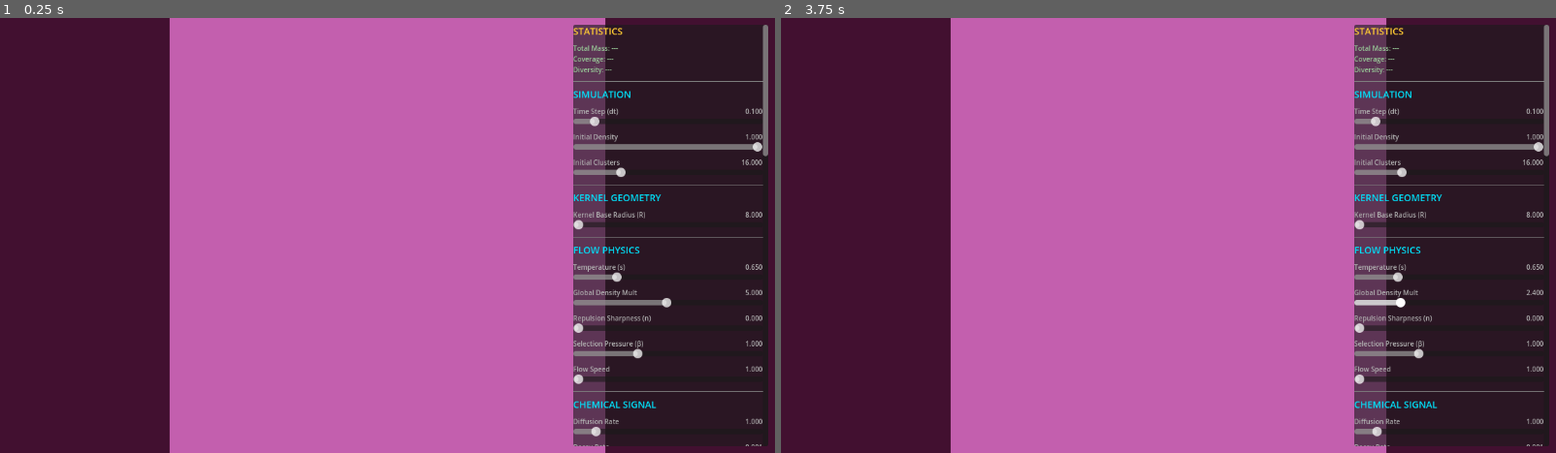
Above: before the commit, frames 1-2 (left to right).
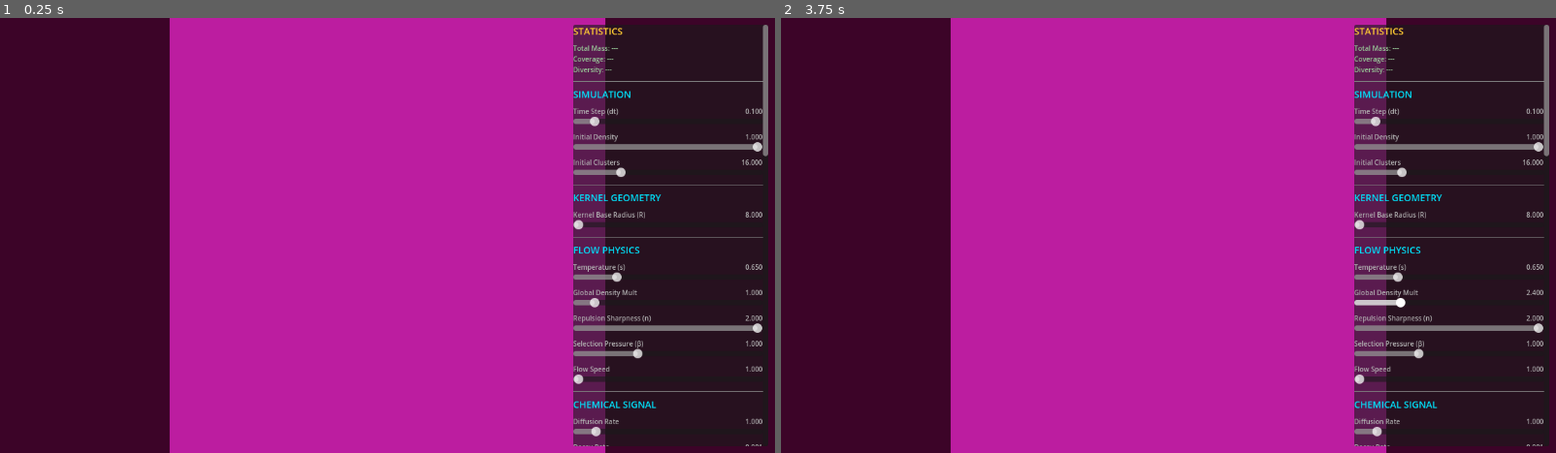
Above: after the commit, the same moments.

Repository: pvtrcorps/L_0001
Game: Godot game, scene res://simulation/Main.tscn
Two runs of this game, one before a commit and one after it. Both use one fixed random seed, a clock stepped at 60 frames per second and the inputs below.
Inputs (mouse positions are in pixels of both pictures, inside the frame that each line leads up to):
- Up to frame 1 (0.25 s): no input
- Up to frame 2 (3.75 s): tap Enter at 0.5, 2, 3.5 s; move the mouse to (1339, 213) at 0.52 s; click (1339, 213) at 0.67 s; tap Space at 1.25, 2.75 s; drag from (1013, 257) to (1129, 322) at 1.27 s; move the mouse to (1246, 139) at 2.02 s; click (1246, 139) at 2.17 s; drag from (1129, 322) to (936, 170) at 2.77 s; move the mouse to (1401, 300) at 3.52 s; click (1401, 300) at 3.67 s

The runs differ from the first frame. In frame 1, 55% of the frame differs, in the area x 21-99%, y 0-100%; in frame 2, 55%.
Error before the commit: Cannot call method 'compute_list_begin' on a null value. (res://simulation/LeniaSimulation.gd:421)
Error after the commit: Cannot call method 'compute_list_begin' on a null value. (res://simulation/LeniaSimulation.gd:420)

Commit message:
Interpolation/stepped  fixes

Diff:
--- a/simulation/LeniaSimulation.gd
+++ b/simulation/LeniaSimulation.gd
@@ -23,11 +23,10 @@
 	"init_density": 1.0,   # Higher density for better start
 
 	# Advanced Physics (Flow Lenia style)
-	"temperature": 0.65,   # Advection diffusion (s). Paper default: 0.65
-	"identity_thr": 0.2,   # Difference to be considered enemy (used in localized kernel if implemented)
-	"colonize_thr": 0.15,  # Mass needed to resist invasion
-	"theta_A": 5.0,        # Global Density Multiplier
-	"alpha_n": 0.0,        # Repulsion Sharpness
+	# Advanced Physics (Flow Lenia style)
+	"temperature": 0.65,   # Advection diffusion (s). Paper default: 0.65 (Currently Standard Bilinear)
+	"theta_A": 1.0,        # Global Density Multiplier. Canonical ~1.0? (Was 5.0)
+	"alpha_n": 2.0,        # Repulsion Sharpness. Canonical: 2.0. (Was 0.0)
 
 	# Signal Layer
 	"signal_diff": 1.0,    # Diffusion Rate
@@ -271,7 +270,7 @@
 		params["signal_advect"], params["beta_selection"], params["signal_diff"], params["signal_decay"],
 
 		# Chunk 3 (48-64 bytes): Flow + Init Props
-		params["flow_speed"], params["init_clusters"], params["init_density"], params["colonize_thr"],
+		params["flow_speed"], params["init_clusters"], params["init_density"], 0.0,
 
 		# 2. Gene Ranges (16 Genes * 2 values = 32 floats)
 		# Block A: Physiology (4 Genes)
--- a/simulation/display/lenia_render.gdshader
+++ b/simulation/display/lenia_render.gdshader
@@ -1,8 +1,8 @@
 shader_type canvas_item;
 
 uniform sampler2D tex_state : repeat_enable, filter_linear;
-uniform sampler2D tex_genome : repeat_enable, filter_nearest;
-uniform sampler2D tex_genome_ext : repeat_enable, filter_nearest; // [NEW] Valid data
+uniform sampler2D tex_genome : repeat_enable, filter_linear;
+uniform sampler2D tex_genome_ext : repeat_enable, filter_linear; // [NEW] Valid data
 uniform sampler2D tex_signal; // [NEW]
 uniform vec2 camera_pos = vec2(0.0, 0.0);
 uniform float camera_zoom = 1.0;
@@ -114,8 +114,7 @@
 
     // Signal layer visualization (Full RGB)
     // Additive blending for glow
-    vec3 signal_col = signal * 0.5;
-    col += signal_col;
+    vec3 signal_col = signal * 0.1;
 
     // Highlight Logic
     // Re-sample central genome for selection logic (Nearest Neighbor)
@@ -141,13 +140,32 @@
         d += abs(g_radius - u_select_vector.z) * 1.0;
         d += abs(g_affinity - u_select_vector.w) * 1.0;
 
-        if (d < 0.15) { // Keeping slightly higher in shader for smoother visual "neighborhood" effect
+        // Strict threshold for precise species matching (was 0.4)
+        if (d < 0.01) {
              float pulse = 0.5 + 0.5 * sin(TIME * 6.0);
-             col = mix(col, vec3(1.0, 1.0, 1.0), 0.4 * pulse);
+
+             // VISIBILITY OVERRIDE:
+             // To show the "complete" species, we ignore the mass-based brightness attenuation
+             // and render the base color if there is ANY mass present.
+             if (mass > 0.0001) {
+                 col = col_base * 1.5; // Boosted base color
+                 col = mix(col, vec3(1.0, 1.0, 1.0), 0.4 * pulse);
+
+                 // User requested multiplying by mass to avoid "block" look
+                 // We multiply by mass * 4.0 to ensure low-density areas are still visible (fulfilling "show complete species")
+                 // but maintain the gradient (fulfilling "not a block")
+                 col *= mass * 4.0;
+             } else {
+                 col = vec3(0.0);
+             }
         } else {
-             col *= 0.4; // Dim others
-             col = vec3(dot(col, vec3(0.3, 0.59, 0.11)));
+             col *= 0.4; // Dim others significantly
+             col = vec3(dot(col, vec3(0.3, 0.59, 0.11))); // Grayscale
         }
+        // Do NOT add signal_col here, effectively hiding signals during inspection
+    } else {
+        // Normal rendering: Add signals
+        col += signal_col;
     }
 
     col *= vignette;
Not shown, changed: simulation/shaders/compute_convolution.glsl
Not shown, changed: simulation/shaders/compute_flow_conservative.glsl
Not shown, changed: simulation/shaders/compute_normalize.glsl
